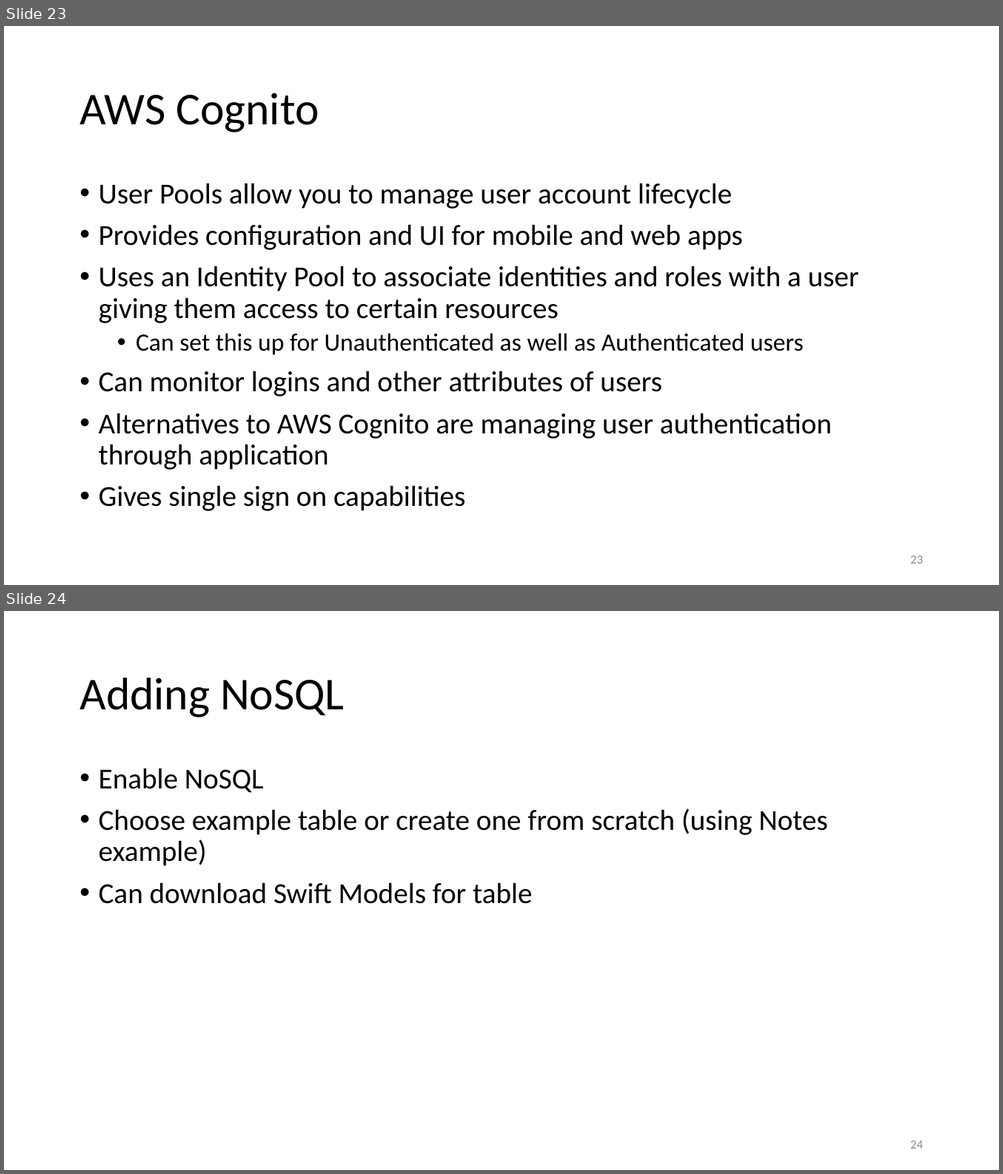
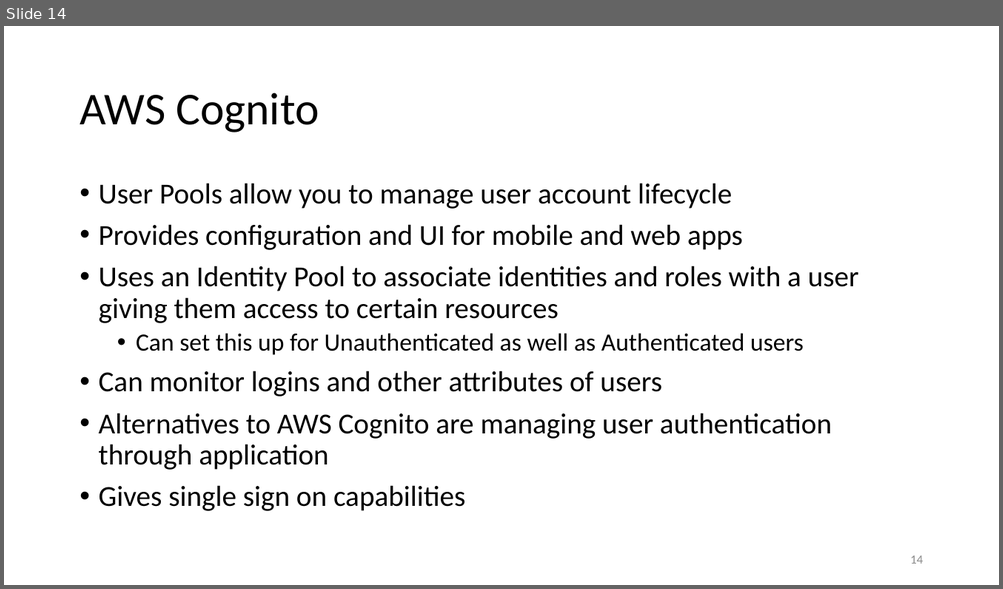
Before and after one commit to uwacsp/cits5503, a slide deck: Lectures/CITS5503EMobile.pptx. Shown one above the other, each under a label of ours: slides 23 and 24 before the commit, slide 14 after it. The pictures are 1003x1174 and 1003x589 pixels, drawn with LibreOffice and Linux fonts; fonts in the diff are those of the drawing. Boxes give left, top, right and bottom in pixels: in the first picture for what was removed or moved away, otherwise in the second. Text is boxed around its words. In the diff, an @@ line names an element or a change of style, - is before the commit and + after.

```diff
--- a/Lectures/CITS5503EMobile.pptx
+++ b/Lectures/CITS5503EMobile.pptx
@@ slide 24 removed at (x1=4, y1=611, x2=999, y2=1170), background #FFFFFF @@
@@ title removed at (x1=79, y1=678, x2=344, y2=718) @@
-Adding NoSQL
@@ text removed at (x1=99, y1=768, x2=828, y2=904) @@
-• Enable NoSQL
-• Choose example table or create one from scratch (using Notes example)
-• Can download Swift Models for table
@@ page number removed at (x1=910, y1=1141, x2=922, y2=1149) @@
-24
@@ what was slide 23 is now slide 14 @@
@@ page number at (x1=910, y1=556, x2=922, y2=564): text changed @@
-23
+14
```
Also in this commit, not shown: 13 other slides removed.
